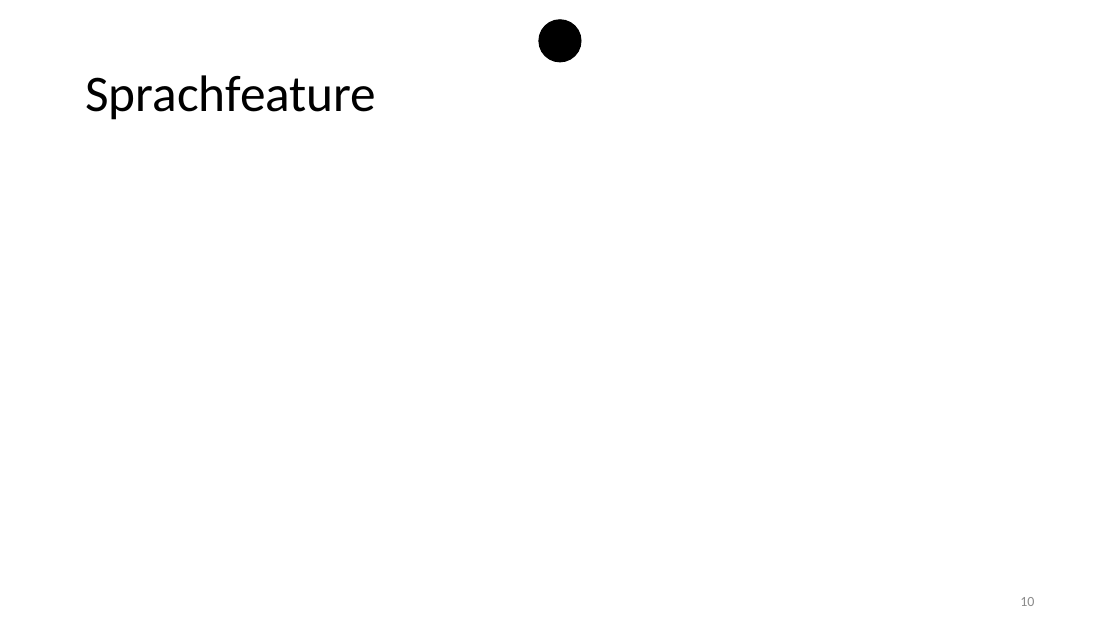
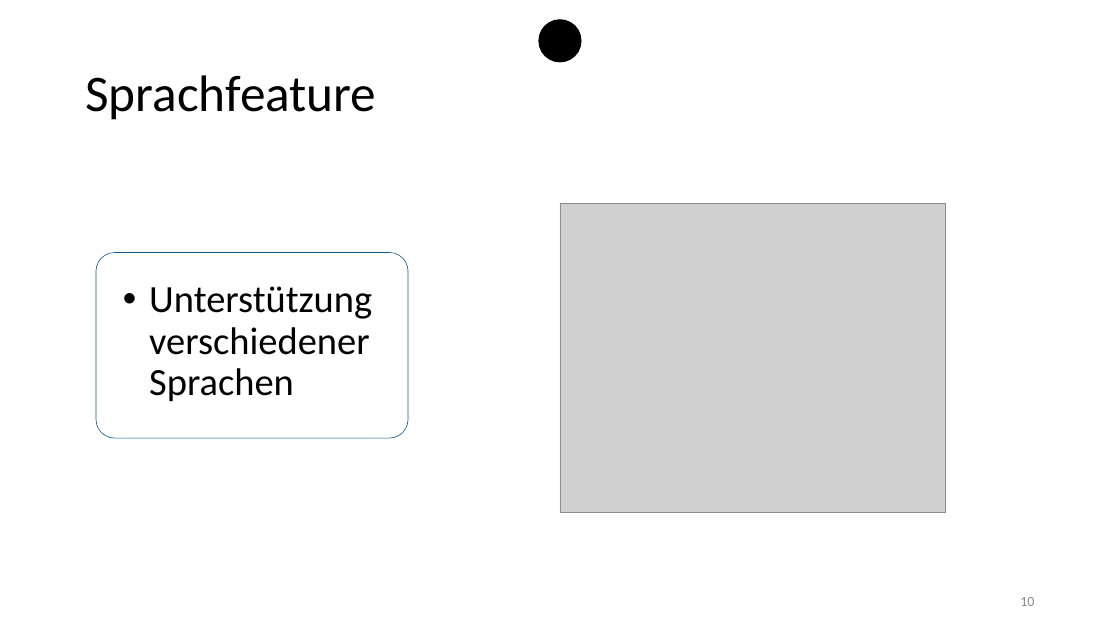
Before and after one commit to benjamin-leiding/FarmInsight-Dashboard-Backend, a slide deck: slide 10 of SmartFarm Insights.pptx. Drawn at 1120x630 pixels with LibreOffice and Linux fonts; fonts in the diff are those of the drawing; grey boxes stand for pictures. Boxes give left, top, right and bottom in pixels: in the first picture for what was removed or moved away, otherwise in the second. Text is boxed around its words. In the diff, an @@ line names an element or a change of style, - is before the commit and + after.

```diff
--- a/SmartFarm Insights.pptx
+++ b/SmartFarm Insights.pptx
@@ picture added at (x1=560, y1=203, x2=946, y2=513) @@
@@ rounded rectangle added at (x1=96, y1=253, x2=408, y2=439), fill #FFFFFF at 90% opacity, outline #105589 0.5 pt @@
@@ text added at (x1=149, y1=286, x2=372, y2=402), 33 pt, text #000000 @@
+  • Unterstützung verschiedener Sprachen
```
Also in this commit, not shown: 5 other slides changed.
